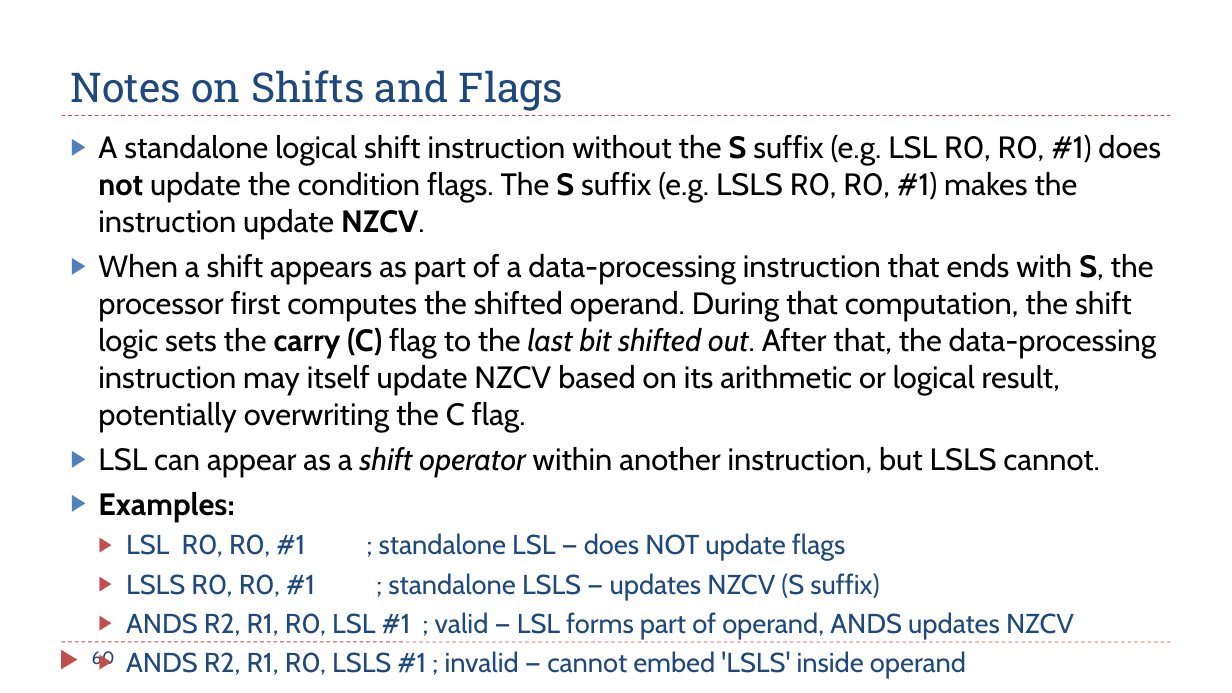
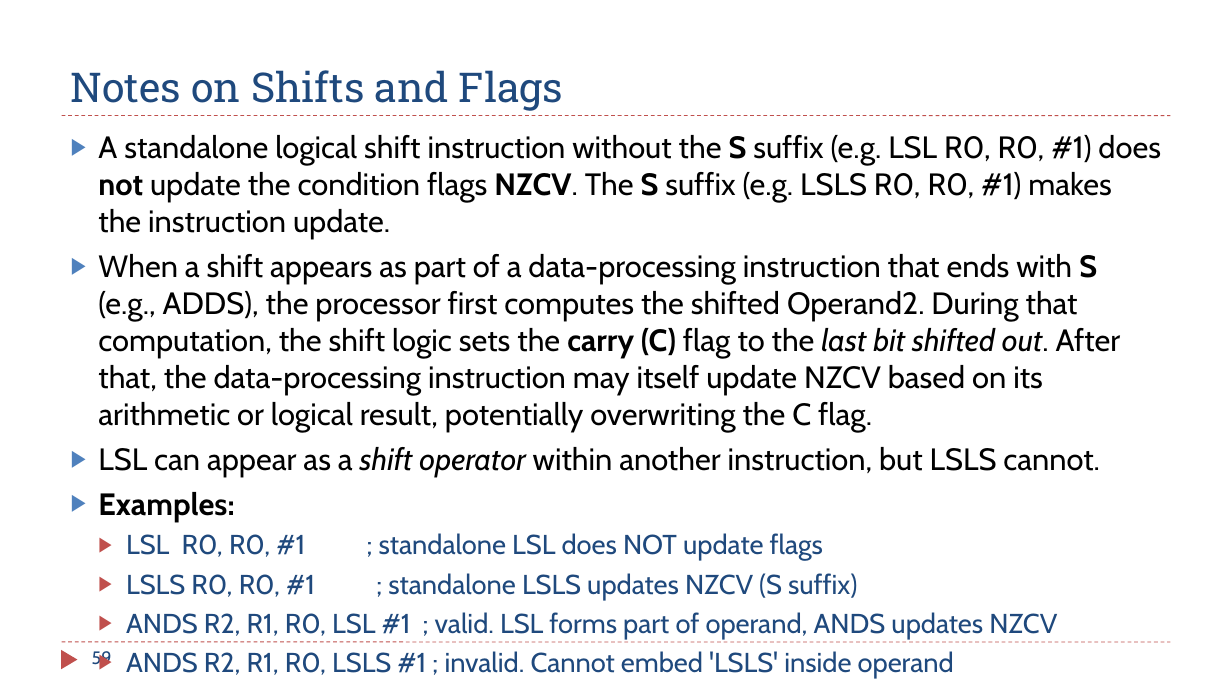
Before and after one commit to guhofstra/CSC111Sp26, a slide deck: slide 59 of PPTs/Ch4_ARM_Arithmetic_Logic.pptx (slide 60 before the commit). Drawn at 1232x693 pixels with LibreOffice and Linux fonts; fonts in the diff are those of the drawing. Boxes give left, top, right and bottom in pixels: in the first picture for what was removed or moved away, otherwise in the second. Text is boxed around its words. In the diff, an @@ line names an element or a change of style, - is before the commit and + after.

```diff
--- a/PPTs/Ch4_ARM_Arithmetic_Logic.pptx
+++ b/PPTs/Ch4_ARM_Arithmetic_Logic.pptx
@@ text at box(98, 135, 1161, 432): text changed @@
-▶ A standalone logical shift instruction without the S suffix (e.g. LSL R0, R0, #1) does not update the condition flags. The S suffix (e.g. LSLS R0, R0, #1) makes the instruction update NZCV.
-▶ When a shift appears as part of a data-processing instruction that ends with S, the processor first computes the shifted operand. During that computation, the shift logic sets the carry (C) flag to the last bit shifted out. After that, the data-processing instruction may itself update NZCV based on its arithmetic or logical result, potentially overwriting the C flag.
+▶ A standalone logical shift instruction without the S suffix (e.g. LSL R0, R0, #1) does not update the condition flags NZCV. The S suffix (e.g. LSLS R0, R0, #1) makes the instruction update.
+▶ When a shift appears as part of a data-processing instruction that ends with S (e.g., ADDS), the processor first computes the shifted Operand2. During that computation, the shift logic sets the carry (C) flag to the last bit shifted out. After that, the data-processing instruction may itself update NZCV based on its arithmetic or logical result, potentially overwriting the C flag.
@@ text at box(126, 533, 1057, 639): text changed @@
-  ▶ LSL R0, R0, #1 ; standalone LSL — does NOT update flags
-  ▶ LSLS R0, R0, #1 ; standalone LSLS — updates NZCV (S suffix)
-  ▶ ANDS R2, R1, R0, LSL #1 ; valid — LSL forms part of operand, ANDS updates NZCV
-  ▶ ANDS R2, R1, R0, LSLS #1 ; invalid — cannot embed 'LSLS' inside operand
+  ▶ LSL R0, R0, #1 ; standalone LSL does NOT update flags
+  ▶ LSLS R0, R0, #1 ; standalone LSLS updates NZCV (S suffix)
+  ▶ ANDS R2, R1, R0, LSL #1 ; valid. LSL forms part of operand, ANDS updates NZCV
+  ▶ ANDS R2, R1, R0, LSLS #1 ; invalid. Cannot embed 'LSLS' inside operand
@@ page number at box(92, 651, 112, 669): text changed @@
-60
+59
```
Also in this commit, not shown: 15 other slides changed, 2 slides added, 5 other files.
